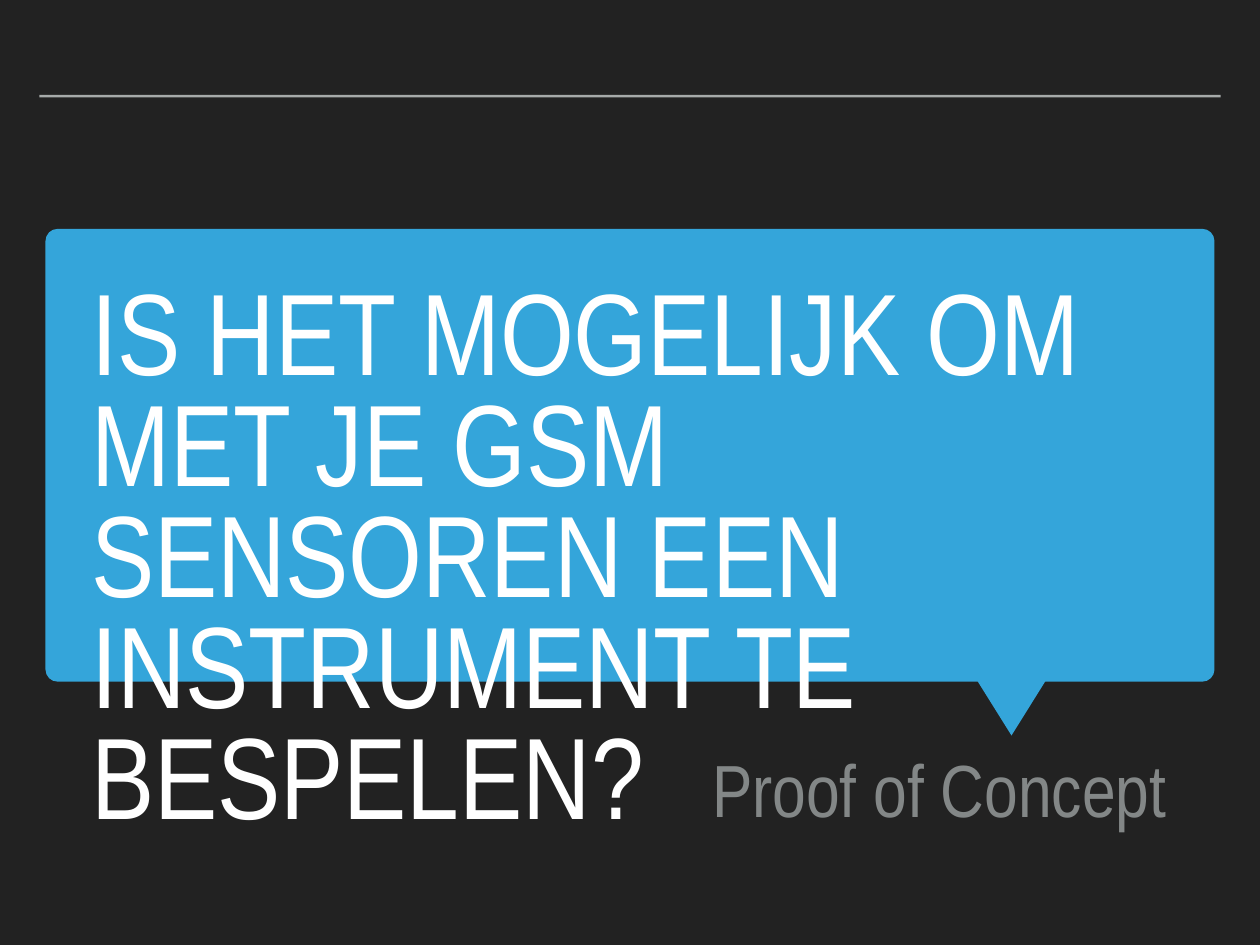
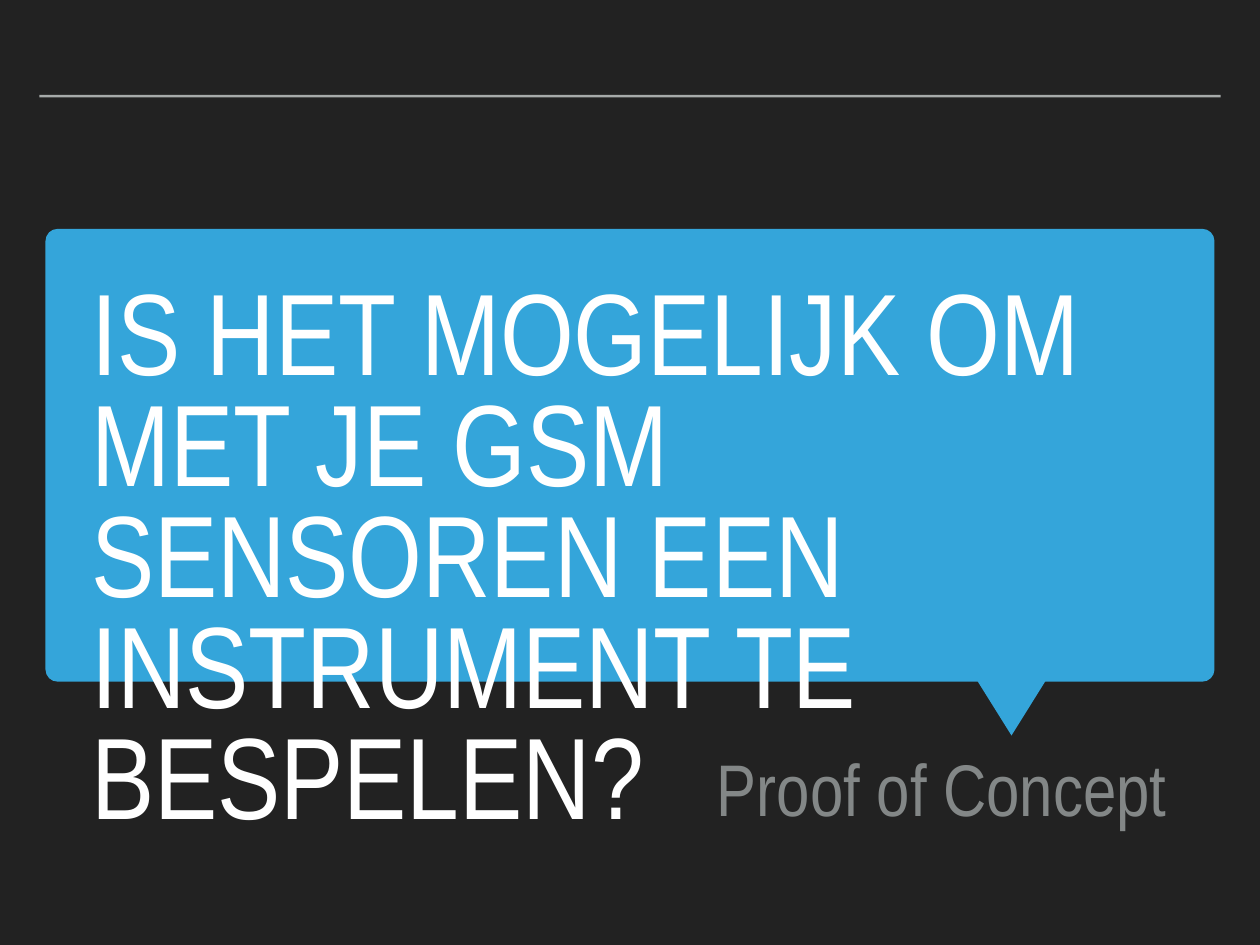
Before and after one commit to DieterVercammen/LightOrchestra, a slide deck: slide 3 of slidedeck.pptx. Drawn at 1260x945 pixels with LibreOffice and Linux fonts; fonts in the diff are those of the drawing. Boxes give left, top, right and bottom in pixels: in the first picture for what was removed or moved away, otherwise in the second. Text is boxed around its words. In the diff, an @@ line names an element or a change of style, - is before the commit and + after.

```diff
--- a/slidedeck.pptx
+++ b/slidedeck.pptx
@@ text "Proof of Concept" at bbox=[717, 763, 1166, 830]: size 60 to 59.4 pt @@
```
Also in this commit, not shown: 4 other slides changed, 1 other file.
